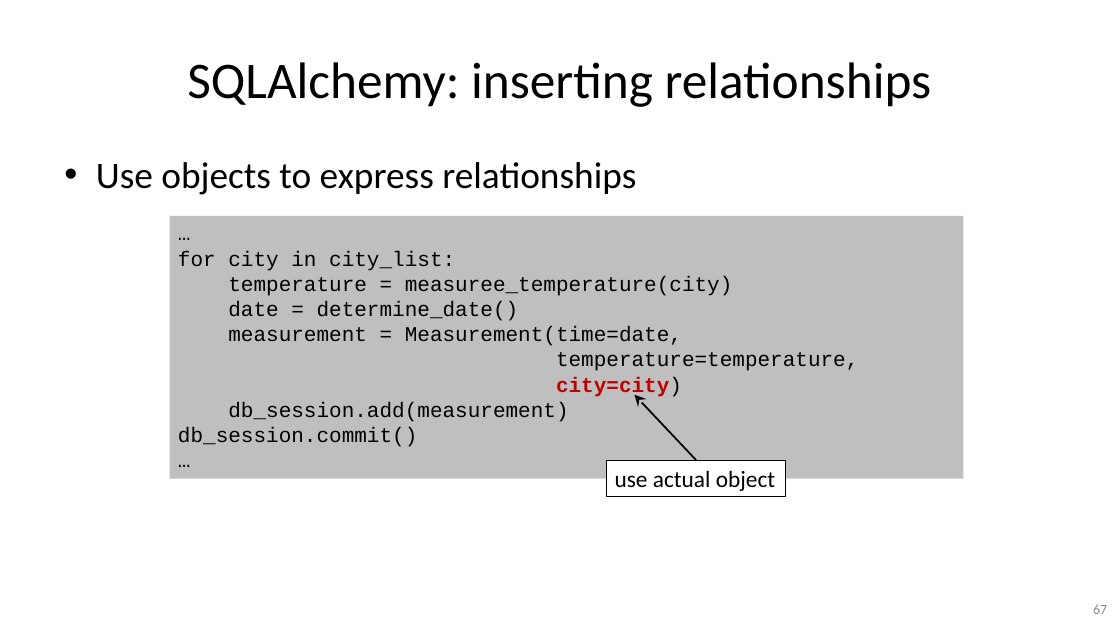
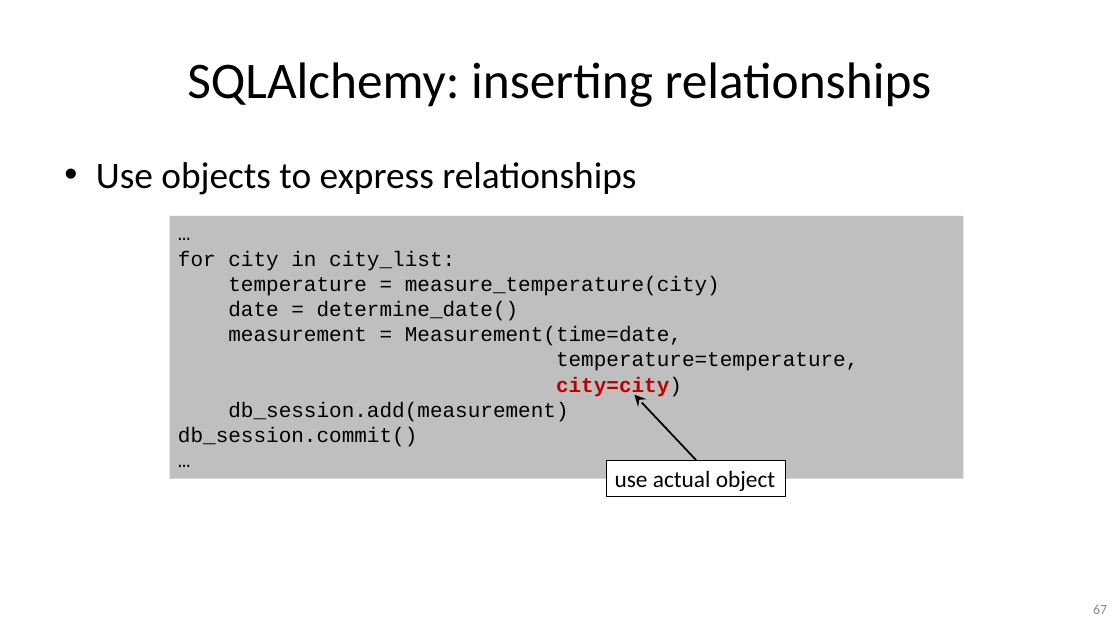
Before and after one commit to gjbex/Python-for-data-science, a slide deck: slide 67 of python_for_data_science.pptx. Drawn at 1120x630 pixels with LibreOffice and Linux fonts; fonts in the diff are those of the drawing. Boxes give left, top, right and bottom in pixels: in the first picture for what was removed or moved away, otherwise in the second. Text is boxed around its words. In the diff, an @@ line names an element or a change of style, - is before the commit and + after.

Commit message:
Fix typos, URL to RDB design

```diff
--- a/python_for_data_science.pptx
+++ b/python_for_data_science.pptx
@@ text in rectangle at <box>228,276,720,296</box>: text changed @@
-temperature = measuree_temperature(city)
+temperature = measure_temperature(city)
```
Also in this commit, not shown: 4 other slides changed.
